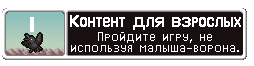
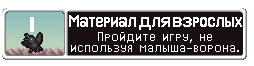
Revision of a layered w=254, h=66 image; what changed, layer by layer:
removed layer "Layer 6" over [69, 15, 242, 30]
added layer "Layer 11" above "Layer 7" over [69, 15, 242, 30]
added layer "Layer 7" above "Achievement - Baby Crow" over [69, 15, 242, 30]
added layer "Achievement - Baby Crow" over [69, 15, 242, 30]
